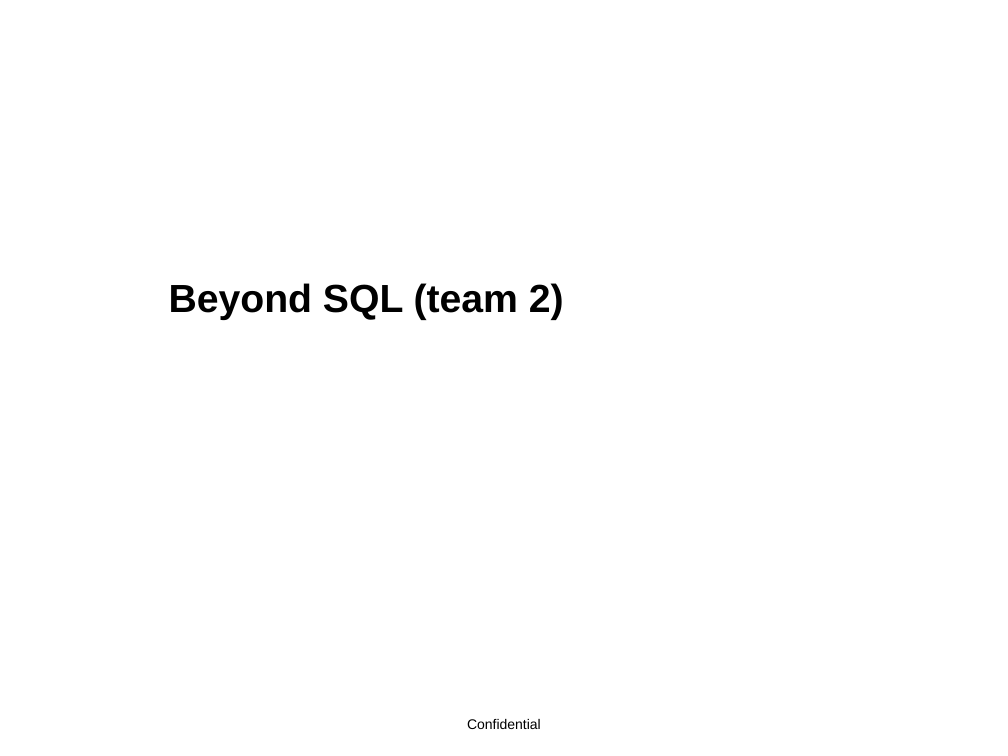
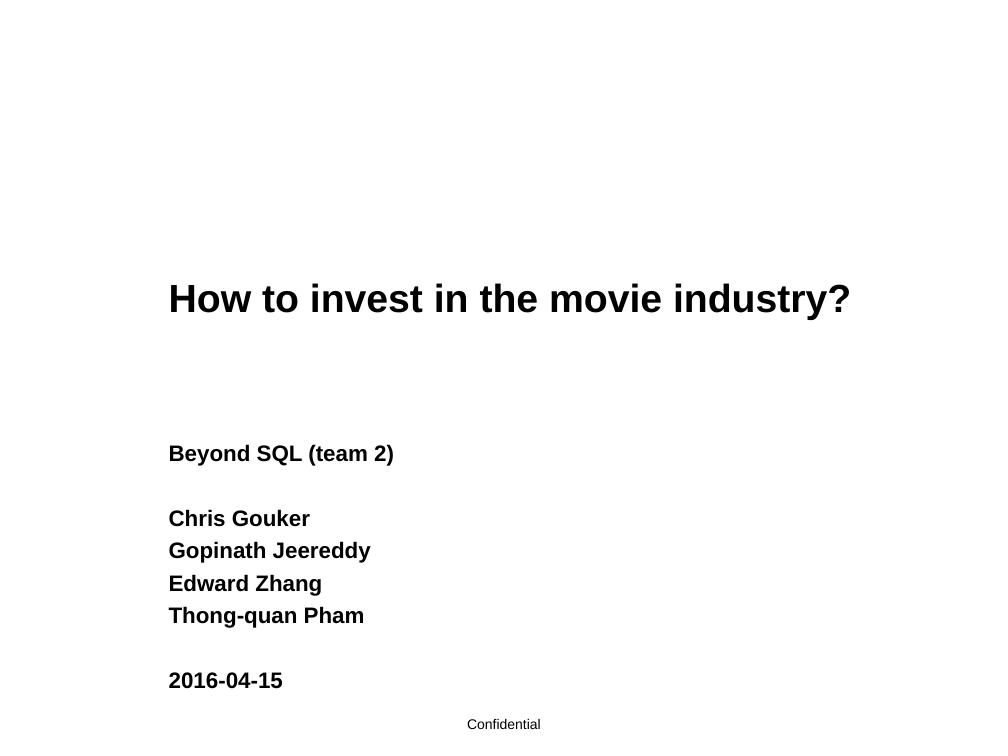
Before and after one commit to Beyondsql/Movies, a slide deck: slide 1 of team_2_movie_presentation.pptx. Drawn at 1008x756 pixels with LibreOffice and Linux fonts; fonts in the diff are those of the drawing; background and template pictures are left out. Boxes give left, top, right and bottom in pixels: in the first picture for what was removed or moved away, otherwise in the second. Text is boxed around its words. In the diff, an @@ line names an element or a change of style, - is before the commit and + after.

```diff
--- a/team_2_movie_presentation.pptx
+++ b/team_2_movie_presentation.pptx
@@ title at [169, 283, 851, 320]: text changed @@
-Beyond SQL (team 2)
+How to invest in the movie industry?
@@ subtitle added at [169, 444, 394, 689], 16 pt, text #000000, bold @@
+Beyond SQL (team 2)
+Chris Gouker
+Gopinath Jeereddy
+Edward Zhang
+Thong-quan Pham
+2016-04-15
```
Also in this commit, not shown: 4 other slides changed, 1 slide removed.
